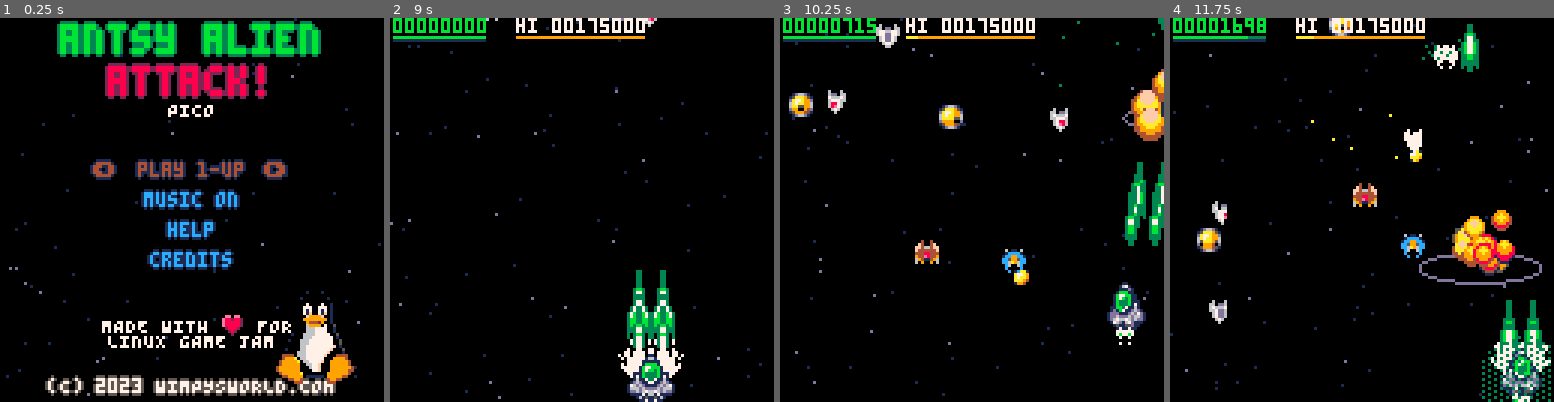
Above: before the commit, frames 1-4 (left to right).
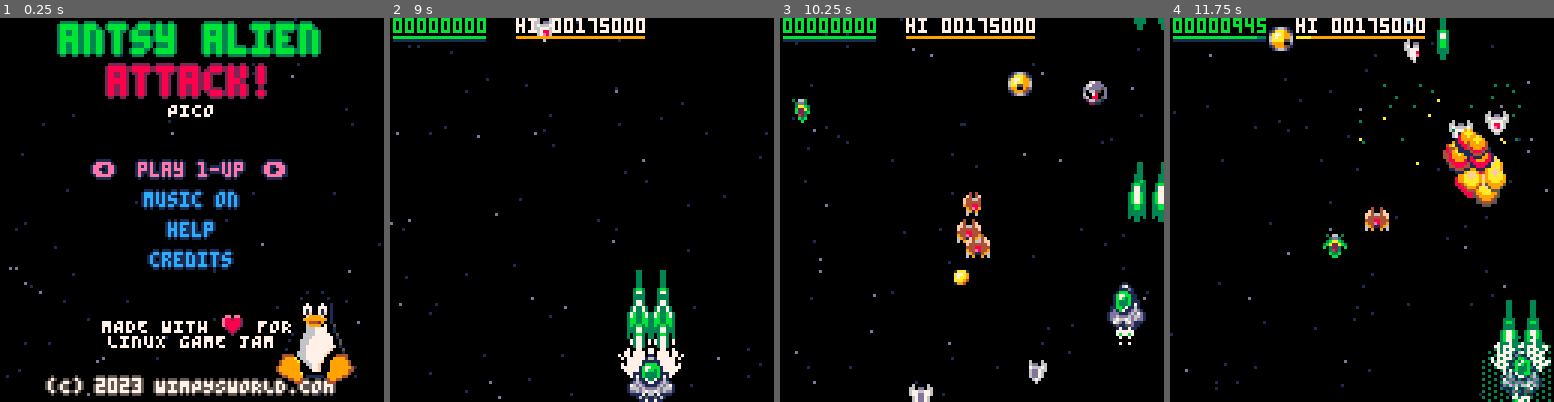
Above: after the commit, the same moments.

Repository: wimpysworld/antsy-alien-attack-pico
Game: PICO-8 cartridge main.p8
The game is run twice, just before and just after one commit, with the same random seed, the same clock (stepped at 60 frames per second) and the same inputs.
Inputs:
- Up to frame 1 (0.25 s): no input
- Up to frame 2 (9 s): tap X (X key) at 0.33, 1.07, 1.85, 2.97, 4.08, 5.2, 6.32, 7.43, 8.55 s; tap O (Z key) at 0.7, 1.7, 2.1, 2.5, 2.9, 3.3, 3.7, 4.1, 4.5, 4.9, 5.3, 5.7, 6.1, 6.5, 6.9, 7.3, 7.7, 8.1, 8.5, 8.9 s; hold Right 1.6-2.1 s; hold Up 2.15-2.42 s; hold Right 2.47-3.03 s; hold Left 3.08-3.58 s; hold Down 3.63-3.97 s; hold Right 4.02-4.68 s; hold Up 4.73-5.03 s; hold Left 5.08-5.68 s; hold Down 5.73-6.03 s; hold Right 6.08-6.58 s; hold Right 6.63-7.13 s; hold Up 7.18-7.45 s; hold Right 7.5-8.07 s; hold Left 8.12-8.62 s; hold Down from 8.67 s (still down)
- Up to frame 3 (10.25 s): release Down at 9 s; hold Right 9.05-9.72 s; tap O (Z key) at 9.3, 9.7, 10.1 s; tap X (X key) at 9.67 s; hold Up 9.77-10.07 s; hold Left from 10.12 s (still down)
- Up to frame 4 (11.75 s): tap O (Z key) every 0.4 s from 10.5 to 11.7 s; release Left at 10.72 s; hold Down 10.77-11.07 s; tap X (X key) at 10.78 s; hold Right 11.12-11.62 s

The runs differ from the first frame. In frame 1, 0.7% of the frame differs, in the area x 24-75%, y 37-42%; in frame 2, 0.3%; in frame 3, 6.1%; in frame 4, 8.7%, in the area x 7-97%, y 0-80%.

Commit message:
fix: make sparkles more sparkly
Only use the brighter colours from the palette.

Diff:
--- a/main.p8
+++ b/main.p8
@@ -61,7 +61,7 @@
 
 function _update60()
  fc+=1
- sparkle+=1
+ sparkle=rnd_range(6,15)
  ignore_input=max(0,ignore_input-1)
  update_loop()
 end
